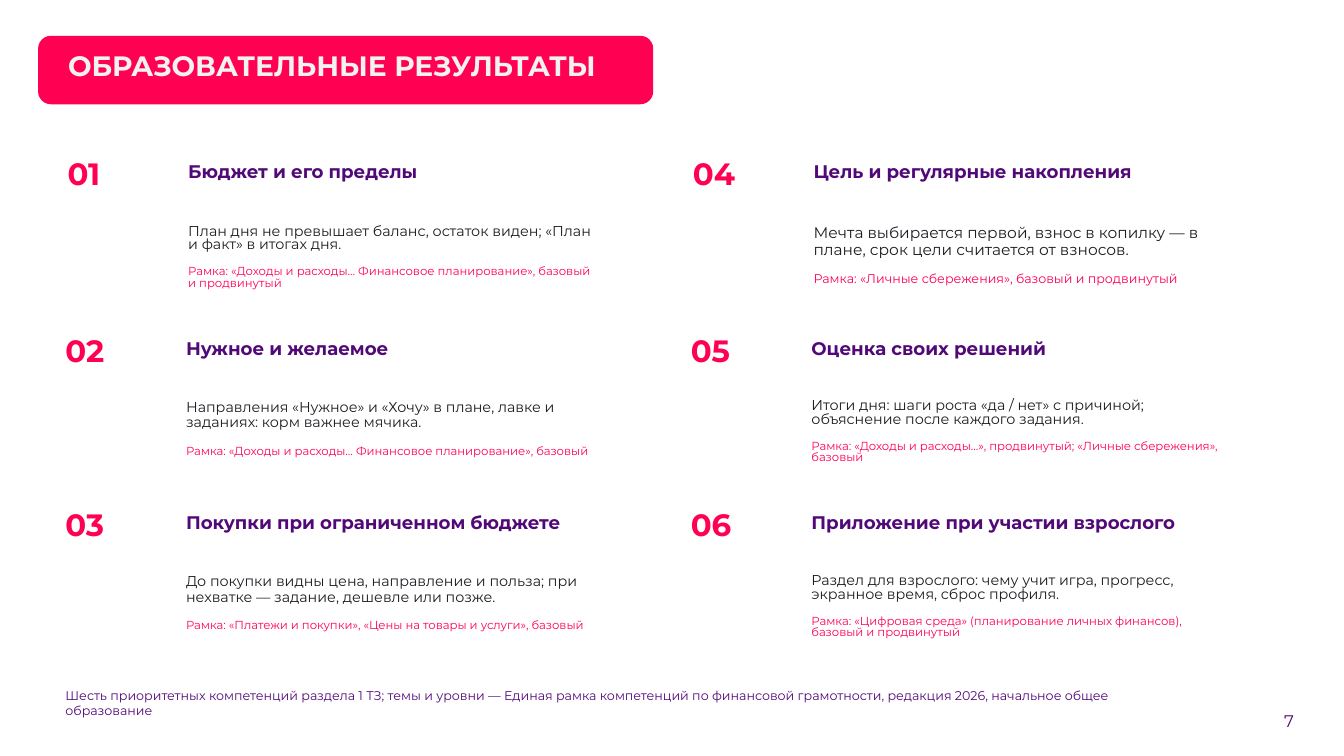
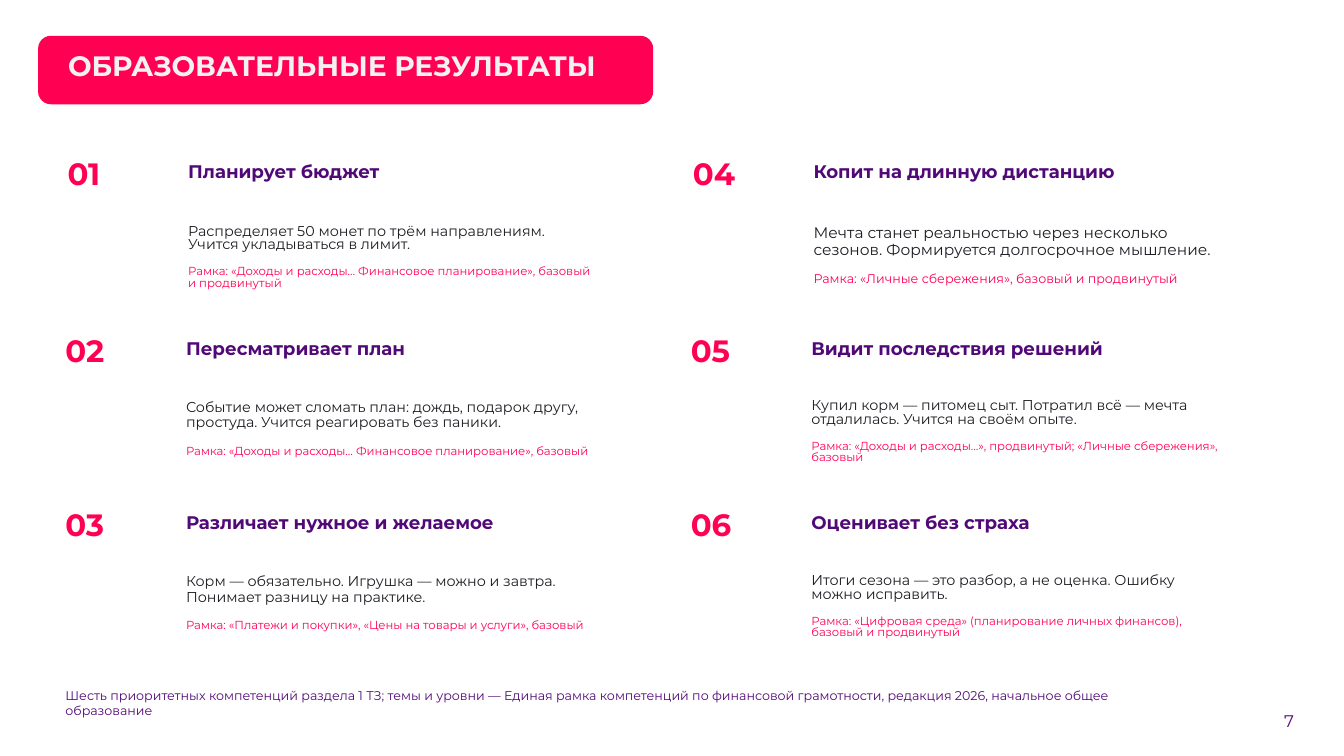
Before and after one commit to fibre13/finny, a slide deck: slide 7 of sdacha/finny-prezentatsiya.pptx. Drawn at 1344x756 pixels with LibreOffice and Linux fonts; fonts in the diff are those of the drawing; background and template pictures are left out. Boxes give left, top, right and bottom in pixels: in the first picture for what was removed or moved away, otherwise in the second. Text is boxed around its words. In the diff, an @@ line names an element or a change of style, - is before the commit and + after.

Commit message:
Презентация: слайд «Образовательные результаты» — новые формулировки, ссылки на Единую рамку сохранены

```diff
--- a/sdacha/finny-prezentatsiya.pptx
+++ b/sdacha/finny-prezentatsiya.pptx
@@ text at [188,164,380,182]: text changed @@
-Бюджет и его пределы
+Планирует бюджет
@@ text at [814,165,1115,182]: text changed @@
-Цель и регулярные накопления
+Копит на длинную дистанцию
@@ text at [188,226,545,252]: text changed @@
-План дня не превышает баланс, остаток виден; «План и факт» в итогах дня.
+Распределяет 50 монет по трём направлениям. Учится укладываться в лимит.
@@ text at [814,227,1211,258]: text changed @@
-Мечта выбирается первой, взнос в копилку — в плане, срок цели считается от взносов.
+Мечта станет реальностью через несколько сезонов. Формируется долгосрочное мышление.
@@ text at [186,342,405,359]: text changed @@
-Нужное и желаемое
+Пересматривает план
@@ text at [811,341,1103,359]: text changed @@
-Оценка своих решений
+Видит последствия решений
@@ text at [186,401,578,430]: text changed @@
-Направления «Нужное» и «Хочу» в плане, лавке и заданиях: корм важнее мячика.
+Событие может сломать план: дождь, подарок другу, простуда. Учится реагировать без паники.
@@ text at [811,400,1188,426]: text changed @@
-Итоги дня: шаги роста «да / нет» с причиной; объяснение после каждого задания.
+Купил корм — питомец сыт. Потратил всё — мечта отдалилась. Учится на своём опыте.
@@ text at [186,516,494,533]: text changed @@
-Покупки при ограниченном бюджете
+Различает нужное и желаемое
@@ text at [811,515,1029,533]: text changed @@
-Приложение при участии взрослого
+Оценивает без страха
@@ text at [186,575,555,605]: text changed @@
-До покупки видны цена, направление и польза; при нехватке — задание, дешевле или позже.
+Корм — обязательно. Игрушка — можно и завтра. Понимает разницу на практике.
@@ text at [811,574,1174,602]: text changed @@
-Раздел для взрослого: чему учит игра, прогресс, экранное время, сброс профиля.
+Итоги сезона — это разбор, а не оценка. Ошибку можно исправить.
```
Also in this commit, not shown: 1 other file.
